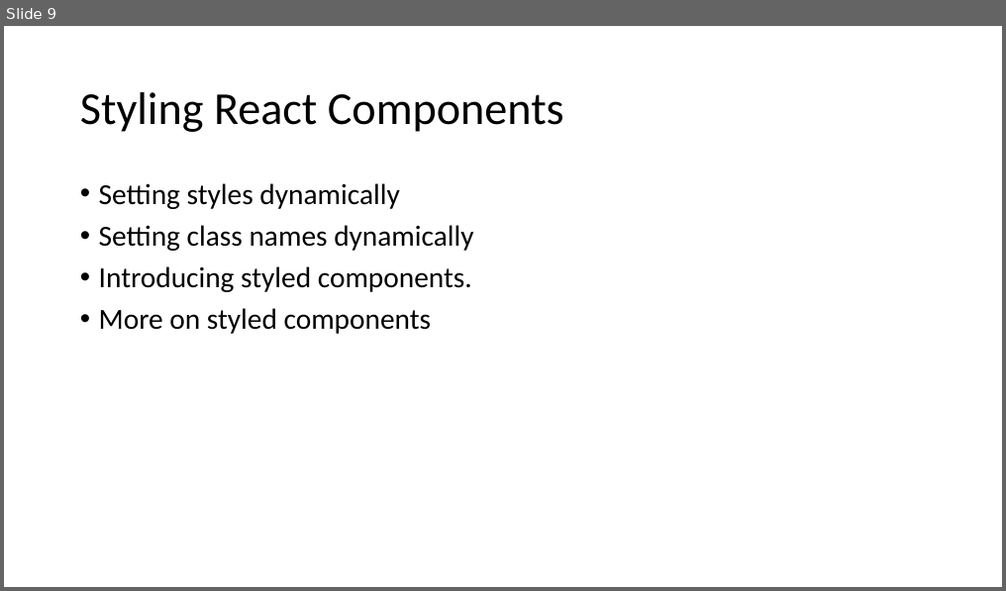
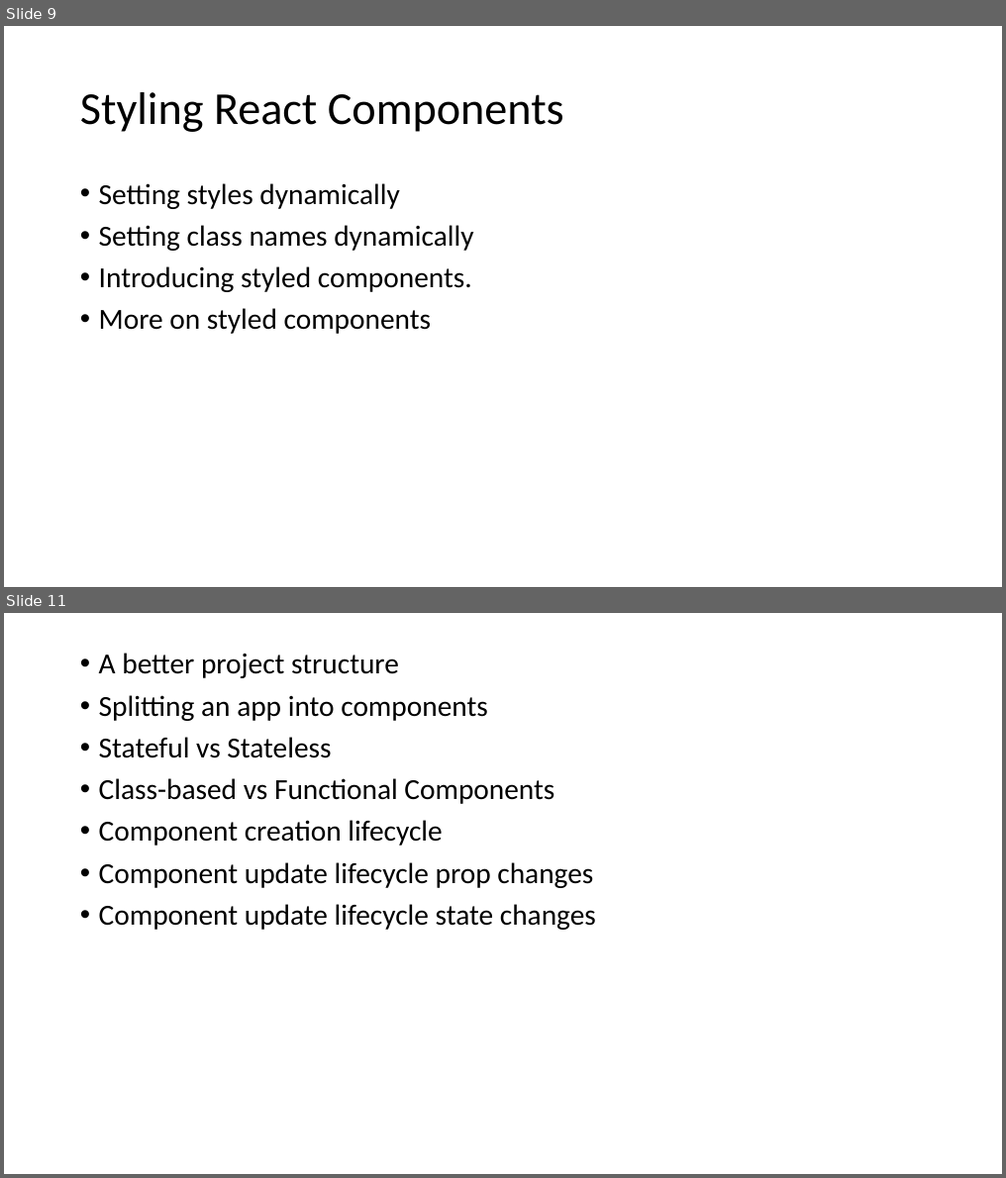
Before and after one commit to PiyushChaturvedii/Batch04, a slide deck: Reactjs.pptx. Shown one above the other, each under a label of ours: slide 9 before the commit, slides 9 and 11 after it; the slides between them are not shown. The pictures are 1006x591 and 1006x1178 pixels, drawn with LibreOffice and Linux fonts; fonts in the diff are those of the drawing. Boxes give left, top, right and bottom in pixels: in the first picture for what was removed or moved away, otherwise in the second. Text is boxed around its words. In the diff, an @@ line names an element or a change of style, - is before the commit and + after.

Commit message:
lifecycleprops

```diff
--- a/Reactjs.pptx
+++ b/Reactjs.pptx
@@ slide 11 added at <box>4,613,1002,1174</box>, background #FFFFFF @@
@@ text added at <box>99,653,596,930</box>, 28 pt, text #000000 @@
+• A better project structure
+• Splitting an app into components
+• Stateful vs Stateless
+• Class-based vs Functional Components
+• Component creation lifecycle
+• Component update lifecycle prop changes
+• Component update lifecycle state changes
```
Also in this commit, not shown: 5 other slides added, 38 other files.
